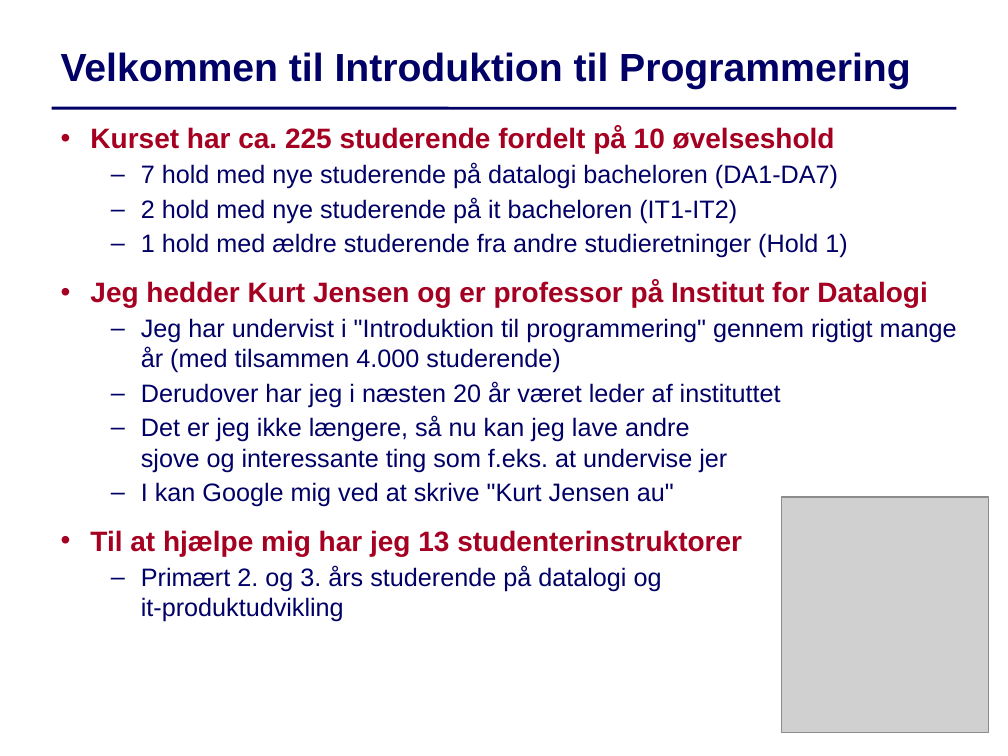
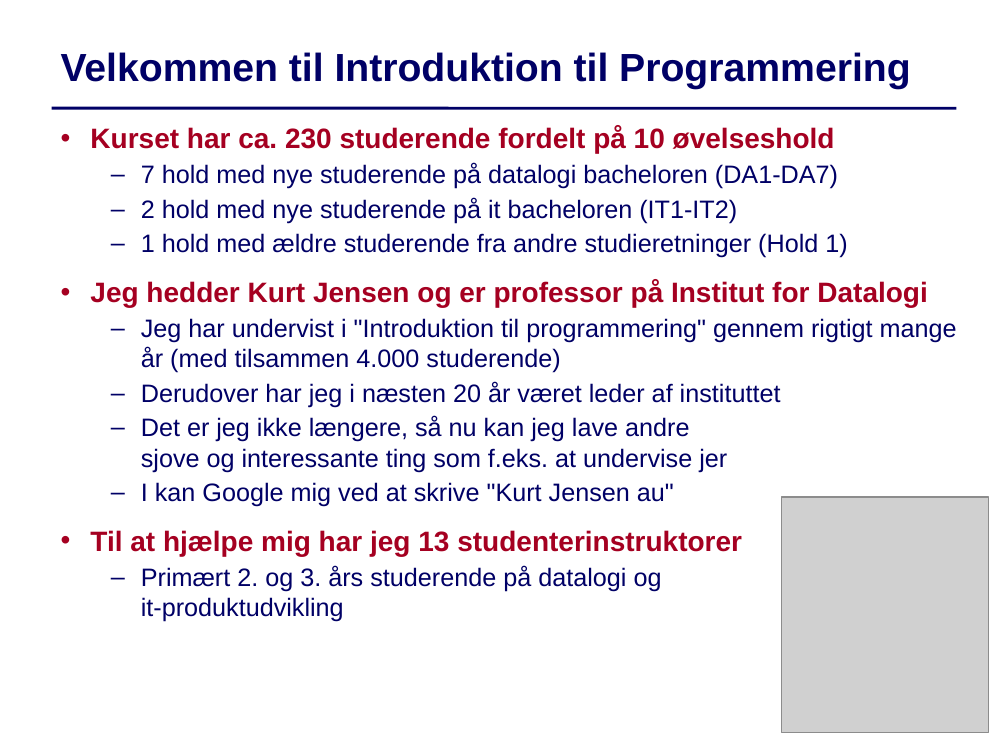
Before and after one commit to IntProgAU/Materiale, a slide deck: slide 1 of web/e22/uge_1a/Slides-Uge1-Mandag.pptx. Drawn at 1008x756 pixels with LibreOffice and Linux fonts; fonts in the diff are those of the drawing; grey boxes stand for pictures. Boxes give left, top, right and bottom in pixels: in the first picture for what was removed or moved away, otherwise in the second. Text is boxed around its words. In the diff, an @@ line names an element or a change of style, - is before the commit and + after.

```diff
--- a/web/e22/uge_1a/Slides-Uge1-Mandag.pptx
+++ b/web/e22/uge_1a/Slides-Uge1-Mandag.pptx
@@ text at box(90, 127, 835, 154): text changed @@
-  • Kurset har ca. 225 studerende fordelt på 10 øvelseshold
+  • Kurset har ca. 230 studerende fordelt på 10 øvelseshold
```
Also in this commit, not shown: 3 other files.
